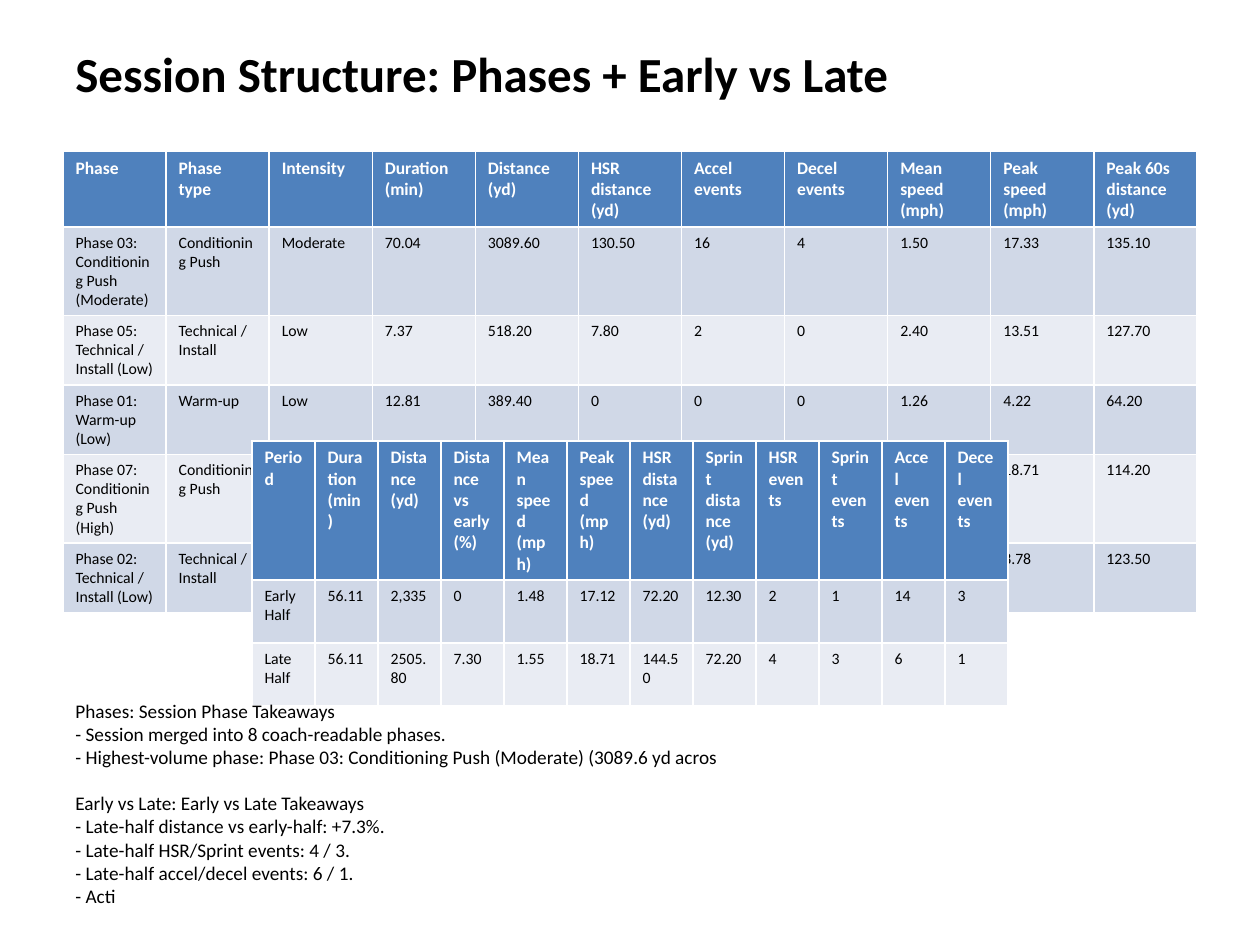
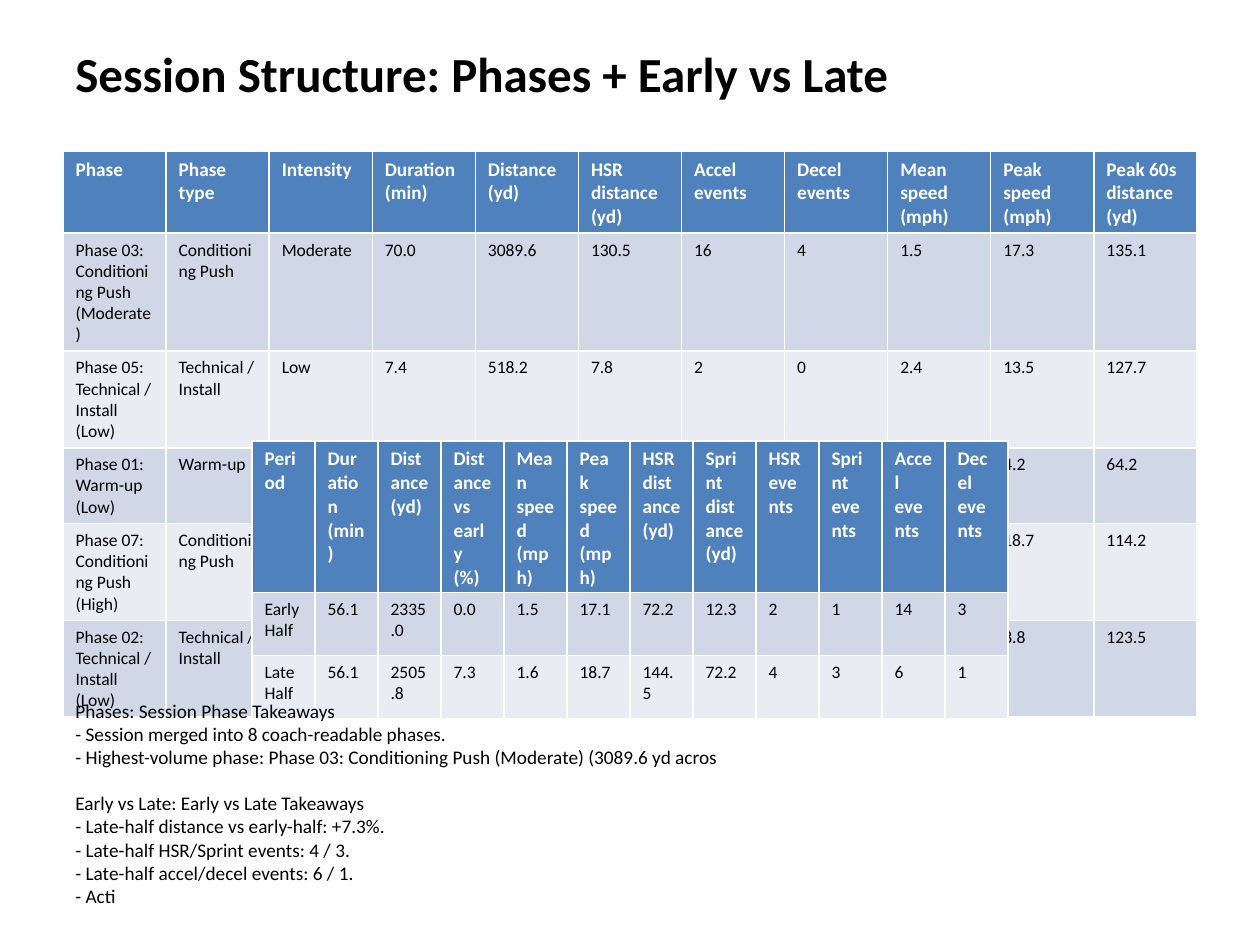
Before and after one commit to ghadfield32/browns_performance_science_fellowship, a slide deck: slide 7 of docs/deliverables/tracking_analysis_deliverable.pptx. Drawn at 1260x945 pixels with LibreOffice and Linux fonts; fonts in the diff are those of the drawing. Boxes give left, top, right and bottom in pixels: in the first picture for what was removed or moved away, otherwise in the second. Text is boxed around its words. In the diff, an @@ line names an element or a change of style, - is before the commit and + after.

Commit message:
Clear placeholder text in PowerPoint slides and adjust table formatting

```diff
--- a/docs/deliverables/tracking_analysis_deliverable.pptx
+++ b/docs/deliverables/tracking_analysis_deliverable.pptx
@@ table at bbox=[63, 151, 1200, 715] @@
-row 2: Phase 03: Conditioning Push (Moderate) | Conditioning Push | Moderate | 70.04 | 3089.60 | 130.50 | 16 | 4 | 1.50 | 17.33 | 135.10
+row 2: Phase 03: Conditioning Push (Moderate) | Conditioning Push | Moderate | 70.0 | 3089.6 | 130.5 | 16 | 4 | 1.5 | 17.3 | 135.1
-row 3: Phase 05: Technical / Install (Low) | Technical / Install | Low | 7.37 | 518.20 | 7.80 | 2 | 0 | 2.40 | 13.51 | 127.70
+row 3: Phase 05: Technical / Install (Low) | Technical / Install | Low | 7.4 | 518.2 | 7.8 | 2 | 0 | 2.4 | 13.5 | 127.7
-row 4: Phase 01: Warm-up (Low) | Warm-up | Low | 12.81 | 389.40 | 0 | 0 | 0 | 1.26 | 4.22 | 64.20
+row 4: Phase 01: Warm-up (Low) | Warm-up | Low | 12.8 | 389.4 | 0.0 | 0 | 0 | 1.3 | 4.2 | 64.2
-row 5: Phase 07: Conditioning Push (High) | Conditioning Push | High | 4.75 | 365.90 | 78.30 | 1 | 0 | 2.64 | 18.71 | 114.20
+row 5: Phase 07: Conditioning Push (High) | Conditioning Push | High | 4.8 | 365.9 | 78.3 | 1 | 0 | 2.6 | 18.7 | 114.2
-row 6: Phase 02: Technical / Install (Low) | Technical / Install | Low | 3 | 277.60 | 0 | 1 | 0 | 3.16 | 8.78 | 123.50
+row 6: Phase 02: Technical / Install (Low) | Technical / Install | Low | 3.0 | 277.6 | 0.0 | 1 | 0 | 3.2 | 8.8 | 123.5
@@ size 10 to 11 pt in "Phase", "Phase type", "Intensity", "Duration (min)" and 7 more places @@
@@ size 9 to 10 pt in "Phase 03: Conditioning Push (Moderate)", "Conditioning Push", "Moderate", "16" and 21 more places @@
@@ table at bbox=[252, 441, 1008, 884] @@
-row 2: Early Half | 56.11 | 2,335 | 0 | 1.48 | 17.12 | 72.20 | 12.30 | 2 | 1 | 14 | 3
+row 2: Early Half | 56.1 | 2335.0 | 0.0 | 1.5 | 17.1 | 72.2 | 12.3 | 2 | 1 | 14 | 3
-row 3: Late Half | 56.11 | 2505.80 | 7.30 | 1.55 | 18.71 | 144.50 | 72.20 | 4 | 3 | 6 | 1
+row 3: Late Half | 56.1 | 2505.8 | 7.3 | 1.6 | 18.7 | 144.5 | 72.2 | 4 | 3 | 6 | 1
@@ size 10 to 11 pt in "Period", "Duration (min)", "Distance (yd)", "Distance vs early (%)" and 8 more places @@
@@ size 9 to 10 pt in "Early Half", "2", "1", "14" and 6 more places @@
```
Also in this commit, not shown: 4 other slides changed, 1 other file.
